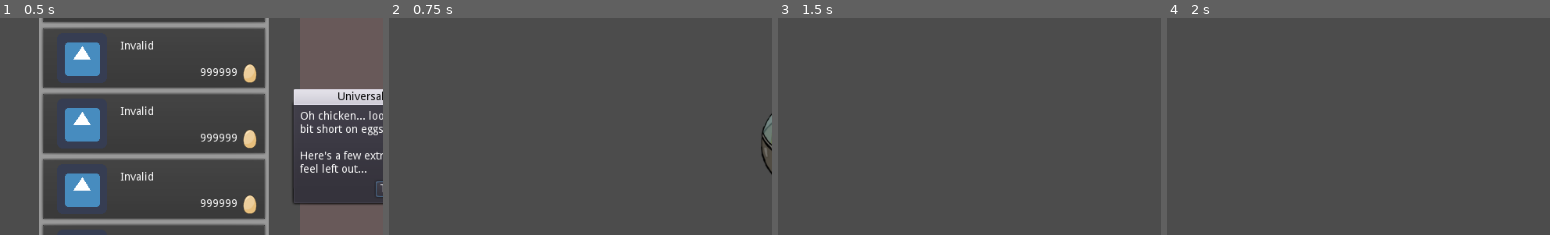
Above: before the commit, frames 1-4 (left to right).
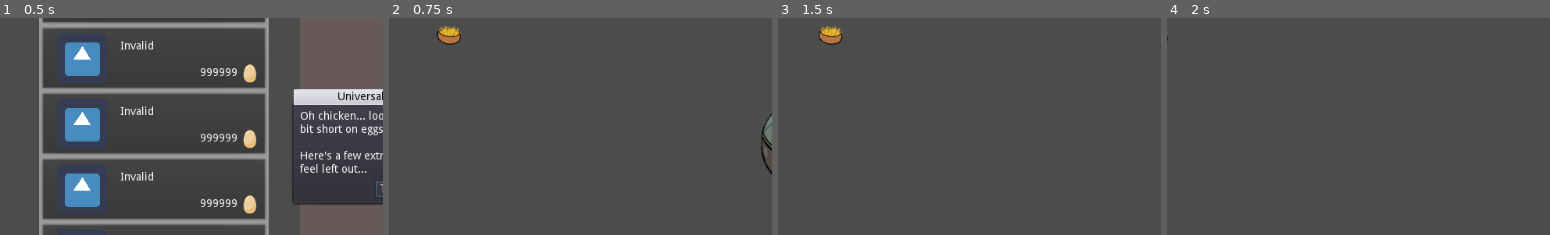
Above: after the commit, the same moments.

Repository: CiaranWoodward/LD46
Game: Godot game, scene res://Menu/DesignMenu.tscn
Two runs of this game, one before a commit and one after it. Both use one fixed random seed, a clock stepped at 60 frames per second and the inputs below. The engine's default icon, where the game draws it, is replaced by a stand-in: a white triangle on a blue panel in a dark square.
Inputs (mouse positions are % of the whole screen's width and height, from its top left):
- Up to frame 1 (0.5 s): no input
- Up to frame 2 (0.75 s): click "Into Battle!" at 0.5 s
- Up to frame 3 (1.5 s): tap Enter (ui_accept) at 1.25 s; move the mouse to (75, 48) at 1.27 s; hold Right (player_right) from 1.28 s (still down); click (75, 48) at 1.42 s
- Up to frame 4 (2 s): keep holding Right (player_right); tap Enter (ui_accept) at 1.52 s
The pictures show only the part of the screen within x 0-50%, y 23-72%; the shares and areas given below are measured in that part.

Frame 1 is identical in both runs. In frame 2, 0.4% of the frame differs, in the area x 12-19%, y 3-13%; in frame 3, 0.4%; in frame 4, less than 0.1%.

Commit message:
Break belt items common logic into base class

Diff:
--- a/Belt Accessories/Basket.gd
+++ b/Belt Accessories/Basket.gd
@@ -1,29 +1,4 @@
-extends Node2D
+extends BeltItem
 
-export var description : String = "Basket"
-export var cost : int = 5
-export var icon_texture : Texture = null
-
-var cur_rotsprite = 0 setget set_rotsprite, get_rotsprite
-
-# Called when the node enters the scene tree for the first time.
 func _ready():
-	cost = 10
-	pass # Replace with function body.
-
-func set_rotsprite(dir : int):
-	if dir == cur_rotsprite:
-		return
-	assert(dir >= 0 && dir <= 7)
-	for i in range(8):
-		self.get_node(str(i)).visible = (i == dir)
-	cur_rotsprite = dir
-
-func get_rotsprite() -> int:
-	return cur_rotsprite
-
-func get_cost() -> int:
-	return cost
-
-func set_cost(acost : int):
-	cost = acost
+	pass
--- a/Belt Accessories/Basket.tscn
+++ b/Belt Accessories/Basket.tscn
@@ -14,11 +14,9 @@
 [ext_resource path="res://Belt Accessories/Graphics/Basket/7_Front_@0.5x.png" type="Texture" id=12]
 [ext_resource path="res://Belt Accessories/Graphics/Basket/3_@0.5x.png" type="Texture" id=13]
 [ext_resource path="res://Belt Accessories/Basket.gd" type="Script" id=14]
-[ext_resource path="res://icon.png" type="Texture" id=15]
 
 [node name="Basket" type="Node2D"]
 script = ExtResource( 14 )
-icon_texture = ExtResource( 15 )
 
 [node name="0" type="Node2D" parent="."]
 
--- /dev/null
+++ b/Belt Accessories/BeltItem.gd
@@ -0,0 +1,30 @@
+extends Node2D
+class_name BeltItem
+
+export var description : String = "Basket"
+export var cost : int = 5
+export var icon_texture : Texture = null
+
+var cur_rotsprite = 0 setget set_rotsprite, get_rotsprite
+
+# Called when the node enters the scene tree for the first time.
+func _ready():
+	cost = 10
+	pass # Replace with function body.
+
+func set_rotsprite(dir : int):
+	if dir == cur_rotsprite:
+		return
+	assert(dir >= 0 && dir <= 7)
+	for i in range(8):
+		self.get_node(str(i)).visible = (i == dir)
+	cur_rotsprite = dir
+
+func get_rotsprite() -> int:
+	return cur_rotsprite
+
+func get_cost() -> int:
+	return cost
+
+func set_cost(acost : int):
+	cost = acost
--- a/Level.tscn
+++ b/Level.tscn
@@ -1,8 +1,9 @@
-[gd_scene load_steps=5 format=2]
+[gd_scene load_steps=6 format=2]
 
 [ext_resource path="res://icon.png" type="Texture" id=1]
 [ext_resource path="res://Player/Player.tscn" type="PackedScene" id=2]
 [ext_resource path="res://Menu/EggCounter.tscn" type="PackedScene" id=3]
+[ext_resource path="res://Belt Accessories/Basket.tscn" type="PackedScene" id=4]
 
 [sub_resource type="RectangleShape2D" id=1]
 extents = Vector2( 32.524, 31.0884 )
@@ -40,3 +41,5 @@
 [node name="CanvasLayer" type="CanvasLayer" parent="."]
 
 [node name="EggCounter" parent="CanvasLayer" instance=ExtResource( 3 )]
+
+[node name="Basket" parent="." instance=ExtResource( 4 )]
--- a/project.godot
+++ b/project.godot
@@ -8,9 +8,14 @@
 
 config_version=4
 
-_global_script_classes=[  ]
+_global_script_classes=[ {
+"base": "Node2D",
+"class": "BeltItem",
+"language": "GDScript",
+"path": "res://Belt Accessories/BeltItem.gd"
+} ]
 _global_script_class_icons={
-
+"BeltItem": ""
 }
 
 [application]
Not shown: 1 places in Belt Accessories/Basket.tscn that only renumber resources
